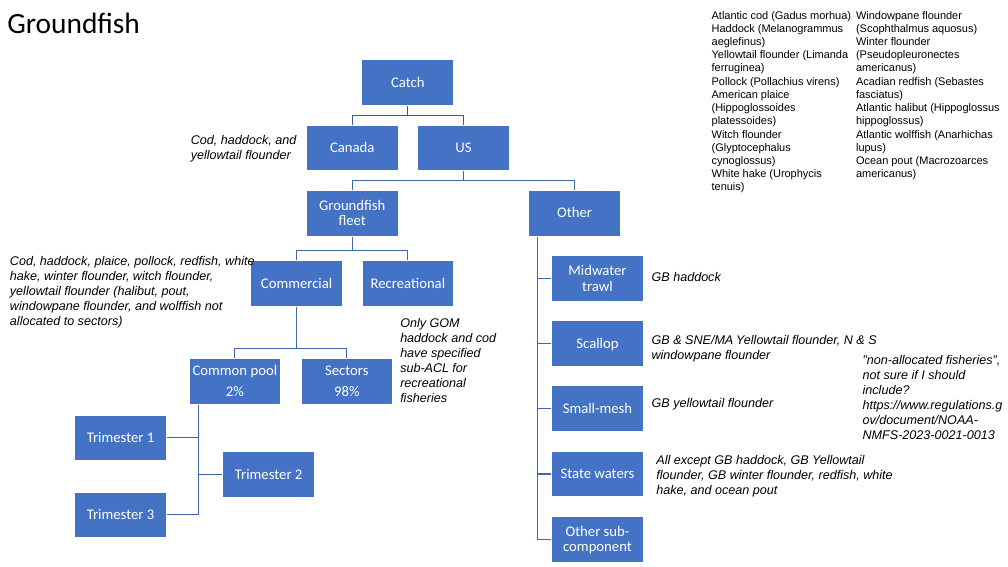
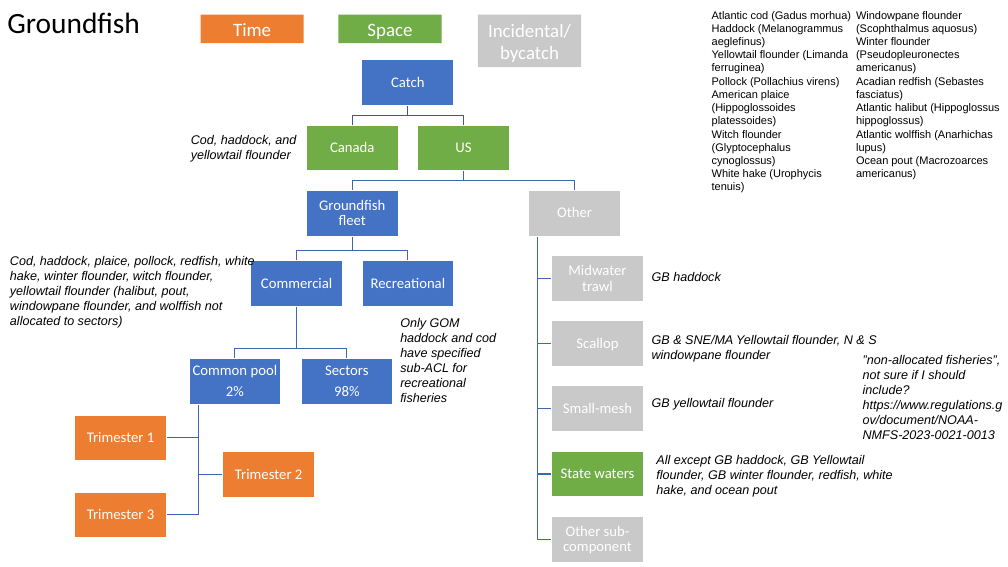
Before and after one commit to zoekitchel/cc_allocation, a slide deck: slide 4 of figures/flow_charts.pptx. Drawn at 1008x567 pixels with LibreOffice and Linux fonts; fonts in the diff are those of the drawing. Boxes give left, top, right and bottom in pixels: in the first picture for what was removed or moved away, otherwise in the second. Text is boxed around its words. In the diff, an @@ line names an element or a change of style, - is before the commit and + after.

```diff
--- a/figures/flow_charts.pptx
+++ b/figures/flow_charts.pptx
@@ rectangle added at <box>200,14,303,43</box>, fill #ED7D31, 18 pt, text #FFFFFF @@
+Time
@@ rectangle added at <box>339,14,442,43</box>, fill #70AD47, 18 pt, text #FFFFFF @@
+Space
@@ rectangle added at <box>478,14,581,67</box>, fill #C9C9C9, 18 pt, text #FFFFFF @@
+Incidental/bycatch
@@ fill #4472C4 to #70AD47 in 3 elements at <box>306,125,398,171</box>, <box>417,125,509,171</box>, <box>552,451,644,498</box> @@
@@ fill #4472C4 to #ED7D31 in 3 elements at <box>75,415,166,461</box>, <box>223,451,315,498</box>, <box>75,492,166,538</box> @@
@@ fill #4472C4 to #C9C9C9 in 5 elements at <box>529,191,620,237</box>, <box>552,256,644,302</box>, <box>552,321,644,367</box>, <box>552,386,644,432</box>, <box>552,516,644,563</box> @@
```
Also in this commit, not shown: 3 slides added.
